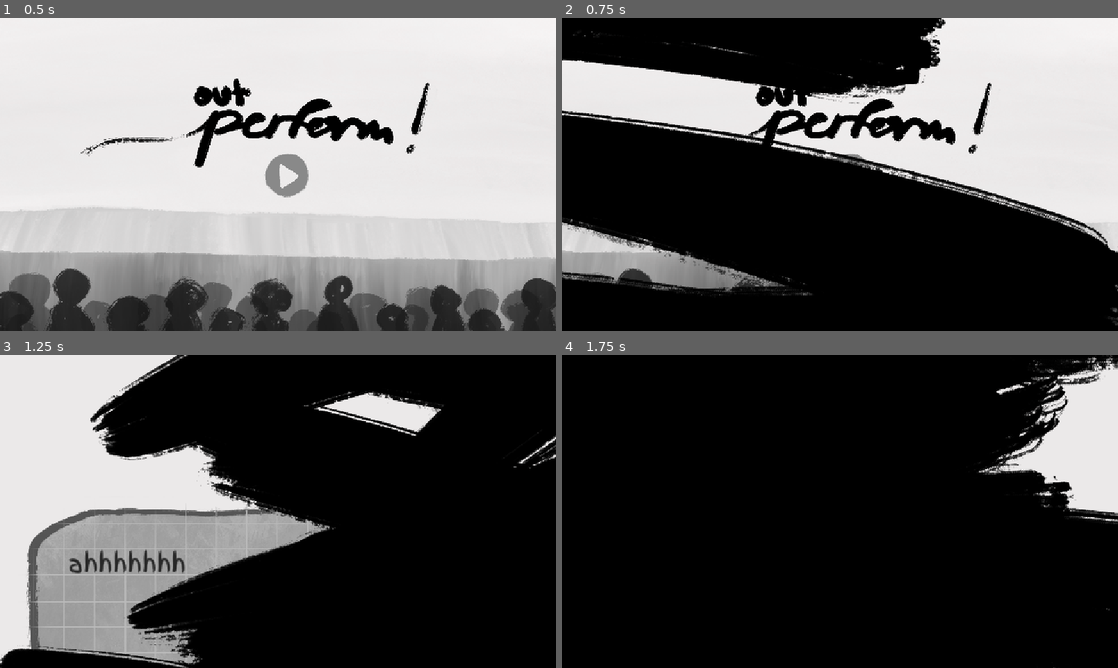
Above: before the commit, frames 1-4 (two rows, left to right).
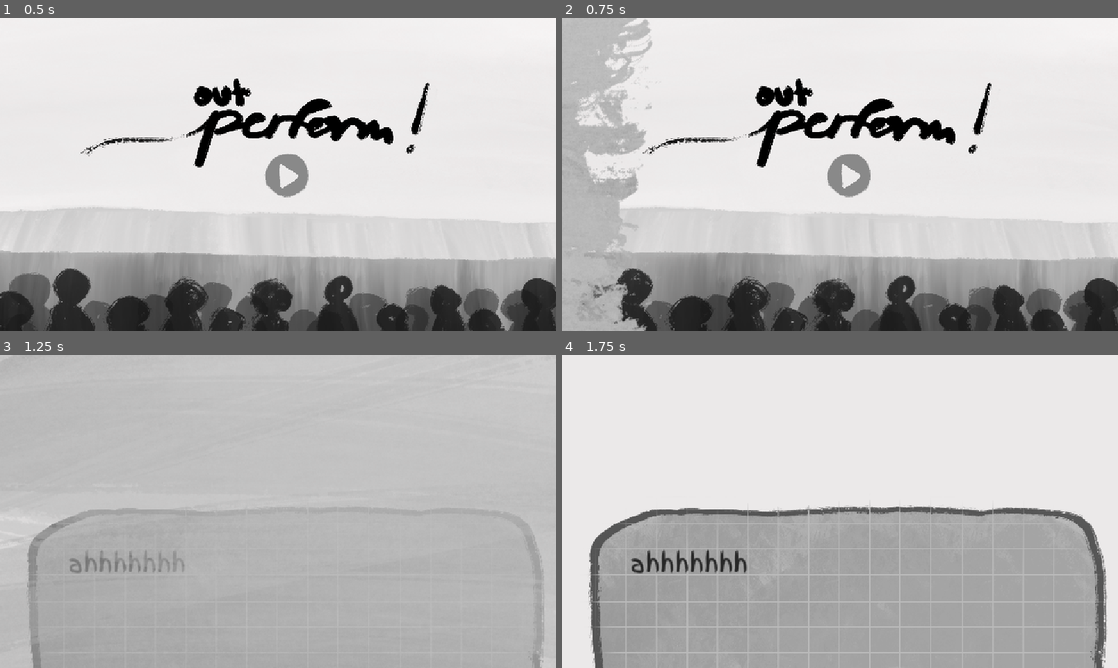
Above: after the commit, the same moments.

Repository: solacite/out-perform
Game: Godot game, scene res://scenes/main_menu.tscn
The game is run twice, just before and just after one commit, with the same random seed, the same clock (stepped at 60 frames per second) and the same inputs.
Inputs (mouse positions are in pixels of both pictures, inside the frame that each line leads up to):
- Up to frame 1 (0.5 s): no input
- Up to frame 2 (0.75 s): click (851, 174) at 0.5 s
- Up to frame 3 (1.25 s): no input
- Up to frame 4 (1.75 s): tap Enter at 1.25 s; move the mouse to (840, 599) at 1.27 s; hold Right (ui_right) from 1.28 s (still down); click (840, 599) at 1.42 s

Frame 1 is identical in both runs. In frame 2, 66% of the frame differs, in the area x 0-100%, y 0-100%; in frame 3, 87%; in frame 4, 95%.

Commit message:
make streaks light gray, add fadeout, make transition smoother

Diff:
--- a/scripts/scene_transition.gd
+++ b/scripts/scene_transition.gd
@@ -1,7 +1,7 @@
 extends CanvasLayer
 
-@export var streak_textures: Array[Texture2D] = []  # Keep it empty here
-@export var num_streaks: int = 15
+@export var streak_textures: Array[Texture2D] = []
+@export var num_streaks: int = 8
 var is_transitioning: bool = false
 
 func _ready():
@@ -14,49 +14,36 @@
 		load("res://assets/streaks/streak5.png")
 	]
 
+func spawn_paint_wave():
+	var screen_size = get_viewport().get_visible_rect().size
+
+	for i in num_streaks:
+		var streak = Sprite2D.new()
+		add_child(streak)
+
+		if not streak_textures.is_empty():
+			streak.texture = streak_textures[i % streak_textures.size()]
+
+		streak.scale = Vector2(1.5, 1.5)
+		streak.position = Vector2(-2000, i * (screen_size.y / num_streaks))
+
+		var tween = create_tween()
+
+		var duration = 0.8
+		tween.tween_property(streak, "position:x", screen_size.x + 300, duration)
+
+		tween.parallel().tween_property(streak, "modulate:a", 0.0, 0.3).set_delay(0.5)
+
+		tween.tween_callback(streak.queue_free)
+
 func change_scene_to(scene_path: String):
 	if is_transitioning:
 		return
 
 	is_transitioning = true
 
-	# Dark gray streaks
-	spawn_paint_streaks(Color(0.3, 0.3, 0.3), "in")
-	await get_tree().create_timer(0.6).timeout
-
+	spawn_paint_wave()
+	await get_tree().create_timer(0.4).timeout
 	get_tree().change_scene_to_file(scene_path)
 
-	# White streaks
-	spawn_paint_streaks(Color.WHITE, "out")
-	await get_tree().create_timer(0.6).timeout
-
 	is_transitioning = false
-
-func spawn_paint_streaks(color: Color, direction: String):
-	for i in num_streaks:
-		create_paint_streak(color, direction)
-
-func create_paint_streak(color: Color, direction: String):
-	if streak_textures.is_empty():
-		return
-
-	var streak = Sprite2D.new()
-	add_child(streak)
-
-	streak.texture = streak_textures[randi() % streak_textures.size()]
-	streak.modulate = color
-
-	streak.scale = Vector2(randf_range(1.0, 1.0), randf_range(1.0, 1.0))
-	streak.rotation = randf_range(-0.3, 0.3)
-
-	var screen_size = get_viewport().get_visible_rect().size
-	var tween = create_tween()
-
-	if direction == "in":
-		streak.position = Vector2(randf_range(-1000, -200), randf_range(-1000, screen_size.y + 200))
-		tween.tween_property(streak, "position:x", streak.position.x + screen_size.x + 700, randf_range(0.6, 1.0))
-	else:
-		streak.position = Vector2(randf_range(screen_size.x + 200, screen_size.x + 500), randf_range(-200, screen_size.y + 200))
-		tween.tween_property(streak, "position:x", streak.position.x - screen_size.x - 700, randf_range(0.6, 1.0))
-
-	tween.tween_callback(streak.queue_free)
Binary file changed: assets/streaks/streak1.png
Not shown, changed: assets/streaks/streak1.png.import
Binary file changed: assets/streaks/streak2.png
Not shown, changed: assets/streaks/streak2.png.import
Binary file changed: assets/streaks/streak3.png
Not shown, changed: assets/streaks/streak3.png.import
Binary file changed: assets/streaks/streak4.png
Not shown, changed: assets/streaks/streak4.png.import
Binary file changed: assets/streaks/streak5.png
Not shown, changed: assets/streaks/streak5.png.import
